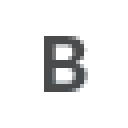
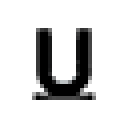
Comparing the layer stacks of the two 128 × 128 images. Changes:
added layer "Layer 7" above "Layer 6" over [32, 28, 96, 100]
